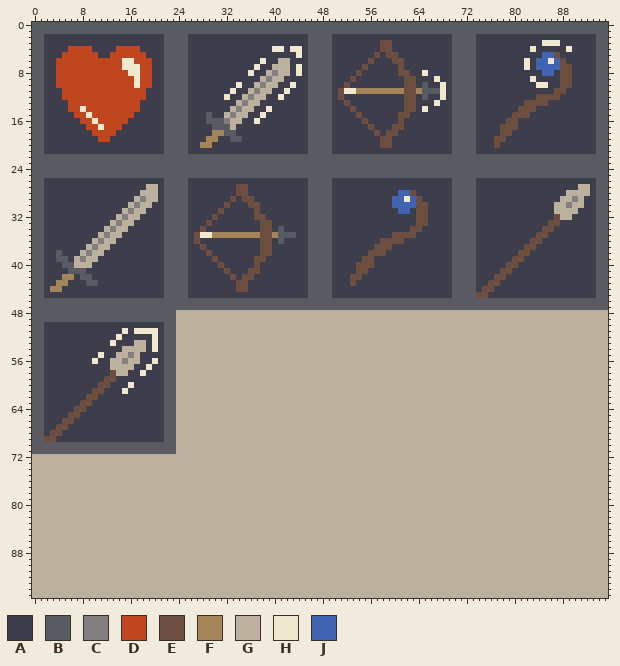
A sprite sheet gets an edit: Assets/Sprites/ui/upgrades_icons.png. Above is the file before it was changed.
The file is 96x96 pixels.
Palette (. is transparent): A #3e3d4c  B #5a5a63  C #847f7f  D #c0461f  E #6c4f40  F #a5845a  G #bcb19f  H #efe7ce  J #4063b2
Pixels before (only the part around the change), first column x 16:
39 AAAAAABBBBAAAAEAAAAAAEEAAAAAAABBBBAAAAAEE
40 AAAAAABBBBAAAAAEAAAAAEAAAAAAAABBBBAAAAEEE
41 AAAAAABBBBAAAAAAEAAAEEAAAAAAAABBBBAAAAEEA
42 AAAAAABBBBAAAAAAAEAEEAAAAAAAAABBBBAAAEEAA
43 AAAAAABBBBAAAAAAAAEEAAAAAAAAAABBBBAAAEAAA
44 AAAAAABBBBAAAAAAAAEEAAAAAAAAAABBBBAAAAAAA
45 AAAAAABBBBAAAAAAAAAAAAAAAAAAAABBBBAAAAAAA
46 BBBBBBBBBBBBBBBBBBBBBBBBBBBBBBBBBBBBBBBBB
47 BBBBBBBBBBBBBBBBBBBBBBBBBBBBBBBBBBBBBBBBB
48 BBBBBBBBGGGGGGGGGGGGGGGGGGGGGGGGGGGGGGGGG
49 BBBBBBBBGGGGGGGGGGGGGGGGGGGGGGGGGGGGGGGGG
50 AAAAAABBGGGGGGGGGGGGGGGGGGGGGGGGGGGGGGGGG
51 AHHHHABBGGGGGGGGGGGGGGGGGGGGGGGGGGGGGGGGG
52 AAAAHABBGGGGGGGGGGGGGGGGGGGGGGGGGGGGGGGGG
53 AGGAHABBGGGGGGGGGGGGGGGGGGGGGGGGGGGGGGGGG
54 GGGAHABBGGGGGGGGGGGGGGGGGGGGGGGGGGGGGGGGG
55 CGAAAABBGGGGGGGGGGGGGGGGGGGGGGGGGGGGGGGGG
56 GGAAHABBGGGGGGGGGGGGGGGGGGGGGGGGGGGGGGGGG
57 GAAHAABBGGGGGGGGGGGGGGGGGGGGGGGGGGGGGGGGG
58 AAHAAABBGGGGGGGGGGGGGGGGGGGGGGGGGGGGGGGGG
59 AAAAAABBGGGGGGGGGGGGGGGGGGGGGGGGGGGGGGGGG
60 HAAAAABBGGGGGGGGGGGGGGGGGGGGGGGGGGGGGGGGG
61 AAAAAABBGGGGGGGGGGGGGGGGGGGGGGGGGGGGGGGGG
62 AAAAAABBGGGGGGGGGGGGGGGGGGGGGGGGGGGGGGGGG
63 AAAAAABBGGGGGGGGGGGGGGGGGGGGGGGGGGGGGGGGG
64 AAAAAABBGGGGGGGGGGGGGGGGGGGGGGGGGGGGGGGGG
65 AAAAAABBGGGGGGGGGGGGGGGGGGGGGGGGGGGGGGGGG
66 AAAAAABBGGGGGGGGGGGGGGGGGGGGGGGGGGGGGGGGG
67 AAAAAABBGGGGGGGGGGGGGGGGGGGGGGGGGGGGGGGGG
68 AAAAAABBGGGGGGGGGGGGGGGGGGGGGGGGGGGGGGGGG
69 AAAAAABBGGGGGGGGGGGGGGGGGGGGGGGGGGGGGGGGG
70 BBBBBBBBGGGGGGGGGGGGGGGGGGGGGGGGGGGGGGGGG
71 BBBBBBBBGGGGGGGGGGGGGGGGGGGGGGGGGGGGGGGGG
72 GGGGGGGGGGGGGGGGGGGGGGGGGGGGGGGGGGGGGGGGG
73 GGGGGGGGGGGGGGGGGGGGGGGGGGGGGGGGGGGGGGGGG
74 GGGGGGGGGGGGGGGGGGGGGGGGGGGGGGGGGGGGGGGGG
The same view after the edit:
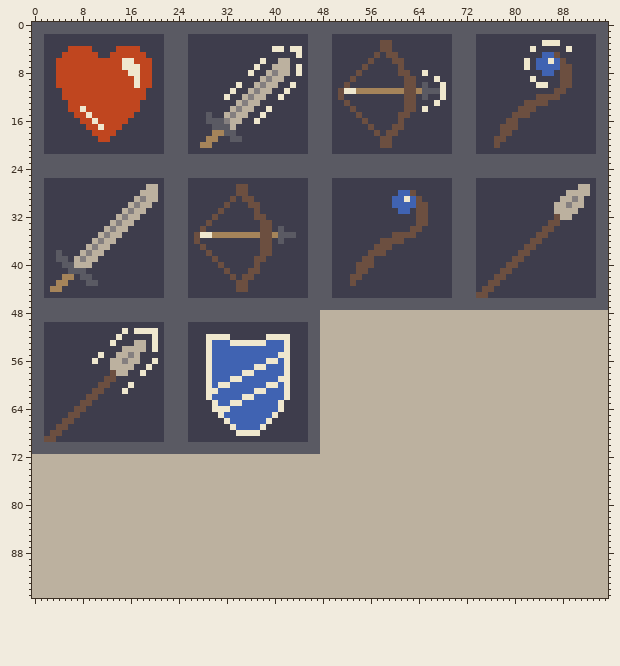
Commit: Added scripts responsible for managing Forge view and buying upgrades.
The exact change:
y 48..49: x 24..47 GGGGGGGGGGGGGGGGGGGGGGGG -> BBBBBBBBBBBBBBBBBBBBBBBB
y 50..51: x 24..47 GGGGGGGGGGGGGGGGGGGGGGGG -> BBAAAAAAAAAAAAAAAAAAAABB
y 52: x 24..47 GGGGGGGGGGGGGGGGGGGGGGGG -> BBAAAHHHHAAAAAAHHHHAAABB
y 53: x 24..47 GGGGGGGGGGGGGGGGGGGGGGGG -> BBAAAHJJJHHHHHHJJJHAAABB
y 54: x 24..47 GGGGGGGGGGGGGGGGGGGGGGGG -> BBAAAHJJJJJJJJJJJJHAAABB
y 55: x 24..47 GGGGGGGGGGGGGGGGGGGGGGGG -> BBAAAHJJJJJJJJJJJHHAAABB
y 56: x 24..47 GGGGGGGGGGGGGGGGGGGGGGGG -> BBAAAHJJJJJJJJJHHJHAAABB
y 57: x 24..47 GGGGGGGGGGGGGGGGGGGGGGGG -> BBAAAHJJJJJJJHHJJJHAAABB
y 58: x 24..47 GGGGGGGGGGGGGGGGGGGGGGGG -> BBAAAHJJJJJHHJJJJJHAAABB
y 59: x 24..47 GGGGGGGGGGGGGGGGGGGGGGGG -> BBAAAHJJJHHJJJJJJHHAAABB
y 60: x 24..47 GGGGGGGGGGGGGGGGGGGGGGGG -> BBAAAHJHHJJJJJJHHJHAAABB
y 61: x 24..47 GGGGGGGGGGGGGGGGGGGGGGGG -> BBAAAHHJJJJJJHHJJJHAAABB
y 62: x 24..47 GGGGGGGGGGGGGGGGGGGGGGGG -> BBAAAHJJJJJHHJJJJJHAAABB
y 63: x 24..47 GGGGGGGGGGGGGGGGGGGGGGGG -> BBAAAAHJJHHJJJJJJHAAAABB
y 64: x 24..47 GGGGGGGGGGGGGGGGGGGGGGGG -> BBAAAAHHHJJJJJJJJHAAAABB
y 65: x 24..47 GGGGGGGGGGGGGGGGGGGGGGGG -> BBAAAAAHJJJJJJJJHAAAAABB
y 66: x 24..47 GGGGGGGGGGGGGGGGGGGGGGGG -> BBAAAAAAHJJJJJJHAAAAAABB
y 67: x 24..47 GGGGGGGGGGGGGGGGGGGGGGGG -> BBAAAAAAAHJJJJHAAAAAAABB
y 68: x 24..47 GGGGGGGGGGGGGGGGGGGGGGGG -> BBAAAAAAAAHHHHAAAAAAAABB
y 69: x 24..47 GGGGGGGGGGGGGGGGGGGGGGGG -> BBAAAAAAAAAAAAAAAAAAAABB
y 70..71: x 24..47 GGGGGGGGGGGGGGGGGGGGGGGG -> BBBBBBBBBBBBBBBBBBBBBBBB
